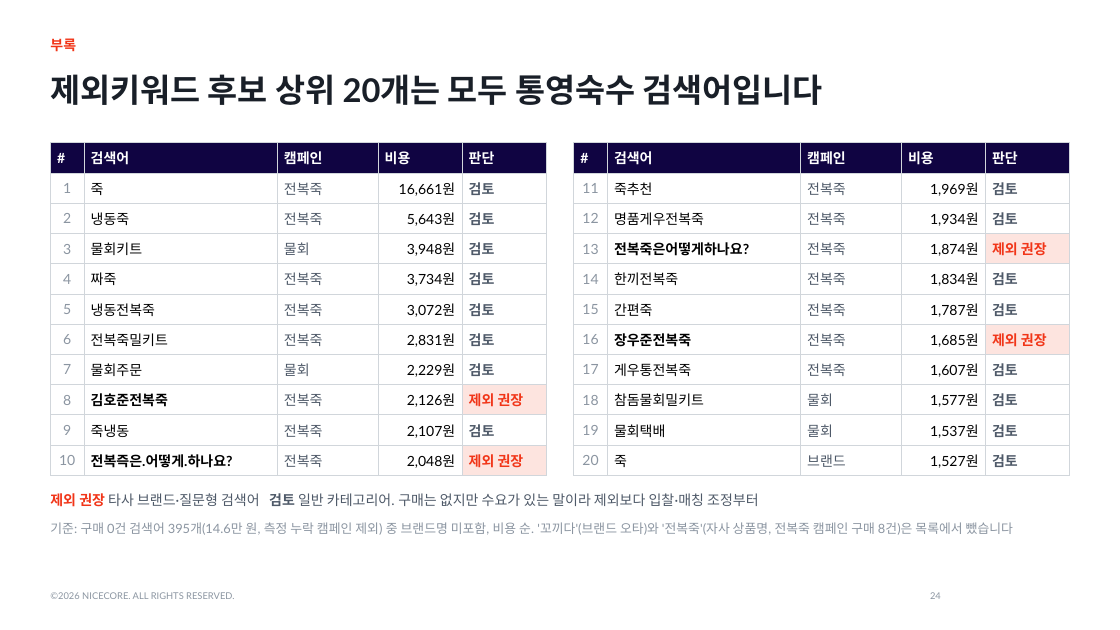
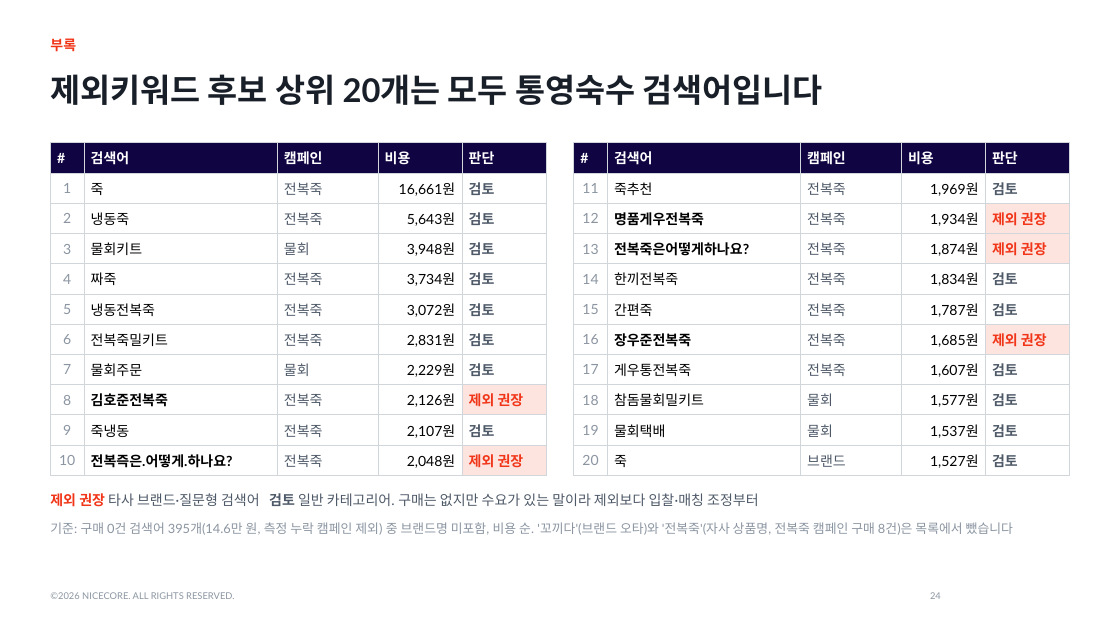
Before and after one commit to HyeonsooKimNCORE/proposal, a slide deck: slide 24 of bravecompany/브레이브컴퍼니_네이버광고_진단_제안서.pptx. Drawn at 1120x630 pixels with LibreOffice and Linux fonts; fonts in the diff are those of the drawing; background and template pictures are left out. Boxes give left, top, right and bottom in pixels: in the first picture for what was removed or moved away, otherwise in the second. Text is boxed around its words. In the diff, an @@ line names an element or a change of style, - is before the commit and + after.

```diff
--- a/bravecompany/브레이브컴퍼니_네이버광고_진단_제안서.pptx
+++ b/bravecompany/브레이브컴퍼니_네이버광고_진단_제안서.pptx
@@ table at (x1=574, y1=143, x2=1070, y2=472) @@
-row 3, column 5: 검토
+row 3, column 5: 제외 권장
@@ fill none to #FDE4DF in row 3, column 5 @@
@@ bold on in "명품게우전복죽" @@
```
Also in this commit, not shown: 1 other file.
